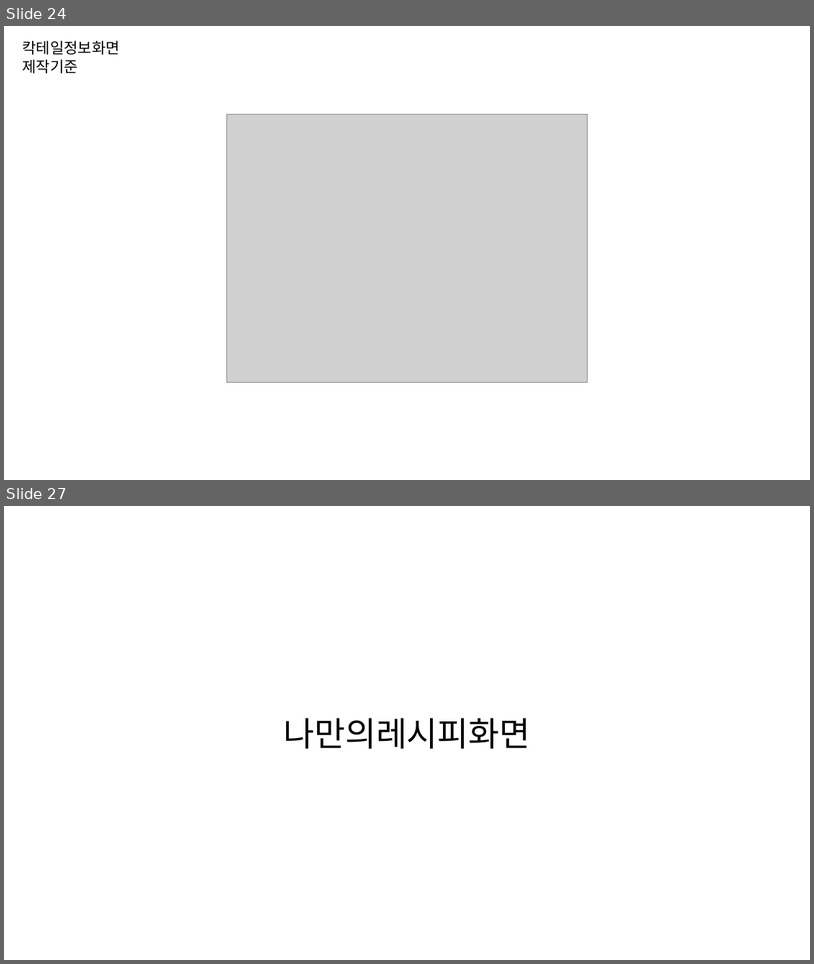
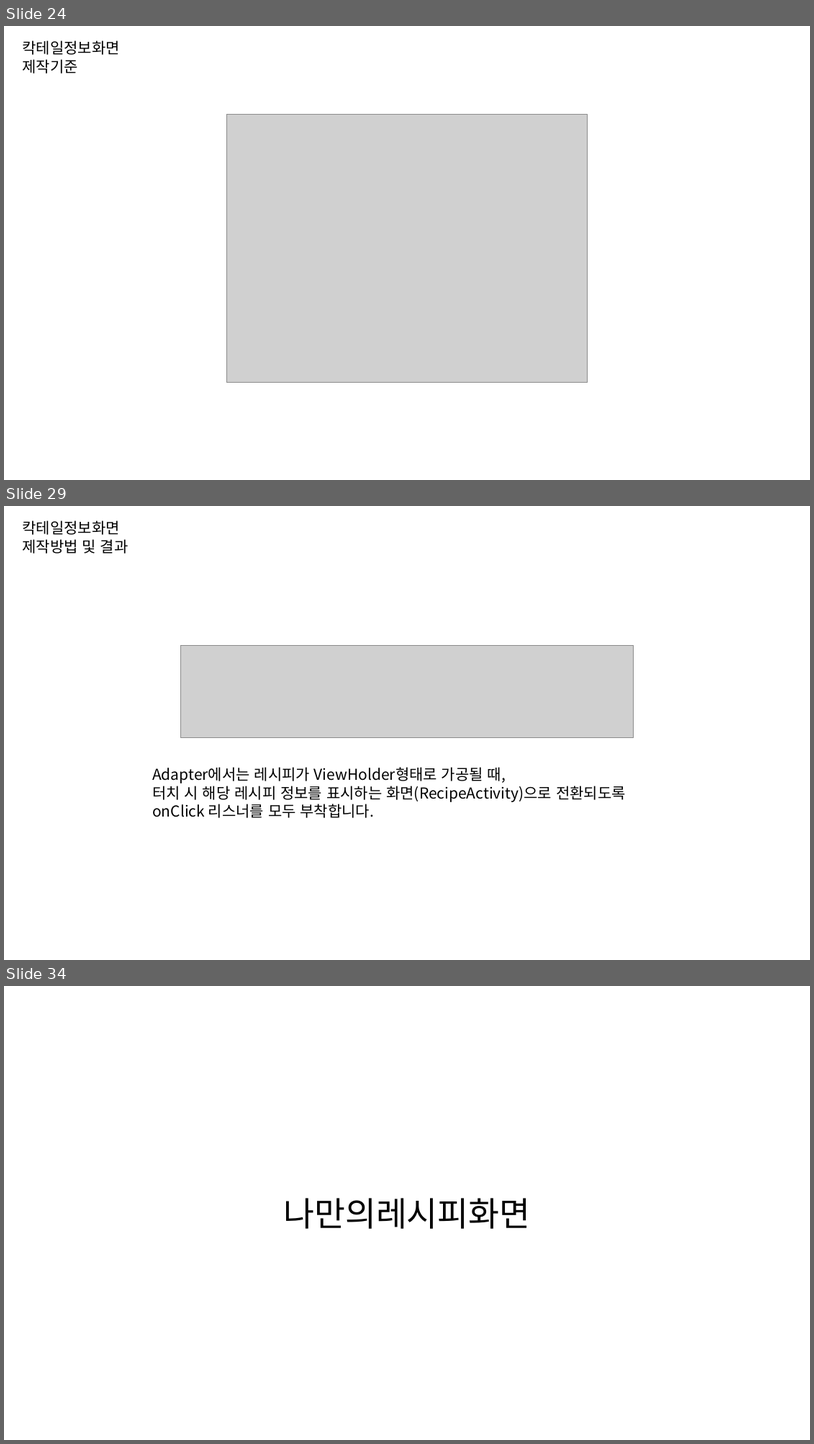
Before and after one commit to byungmeo/CockFit, a slide deck: Documents/4.제작보고서/제작보고서 자료.pptx. Shown one above the other, each under a label of ours: slides 24 and 27 before the commit, slides 24, 29 and 34 after it; the slides between them are not shown. The pictures are 814x964 and 814x1444 pixels, drawn with LibreOffice and Linux fonts; fonts in the diff are those of the drawing; grey boxes stand for pictures. Boxes give left, top, right and bottom in pixels: in the first picture for what was removed or moved away, otherwise in the second. Text is boxed around its words. In the diff, an @@ line names an element or a change of style, - is before the commit and + after.

Commit message:
레시피화면 사진크기조절 / 레시피정보화면 제작보고서자료 업데이트

```diff
--- a/Documents/4.제작보고서/제작보고서 자료.pptx
+++ b/Documents/4.제작보고서/제작보고서 자료.pptx
@@ slide 29 added at bbox=[4, 506, 810, 960], background #FFFFFF @@
@@ text added at bbox=[22, 520, 129, 554], 18 pt, text #000000 @@
+칵테일정보화면
+제작방법 및 결과
@@ picture added at bbox=[181, 645, 634, 737] @@
@@ text added at bbox=[152, 767, 626, 818], 18 pt, text #000000 @@
+Adapter에서는 레시피가 ViewHolder형태로 가공될 때,
+터치 시 해당 레시피 정보를 표시하는 화면(RecipeActivity)으로 전환되도록
+onClick 리스너를 모두 부착합니다.
@@ what was slide 27 is now slide 34 @@
```
Also in this commit, not shown: 3 slides changed, 6 other slides added, 7 other files.
